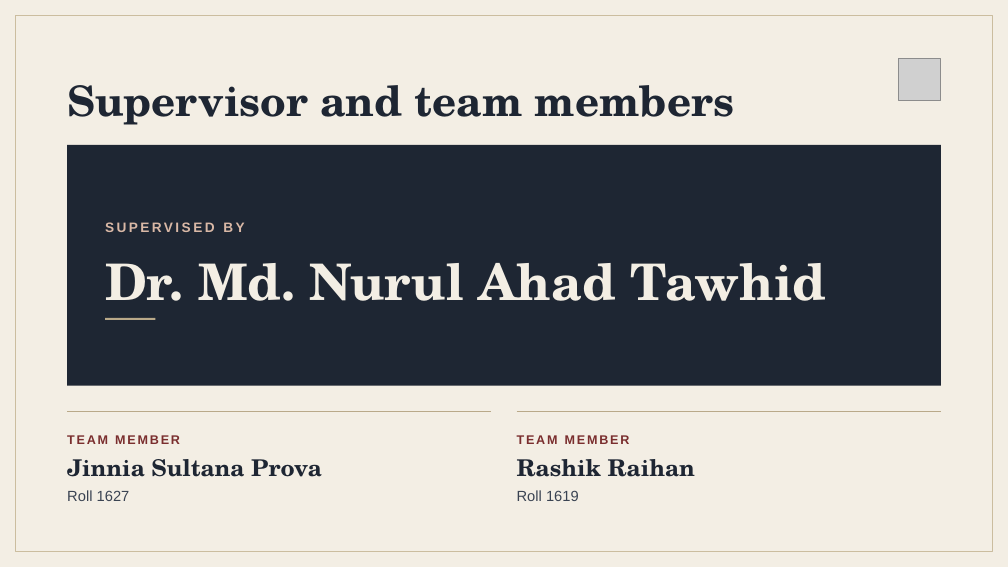
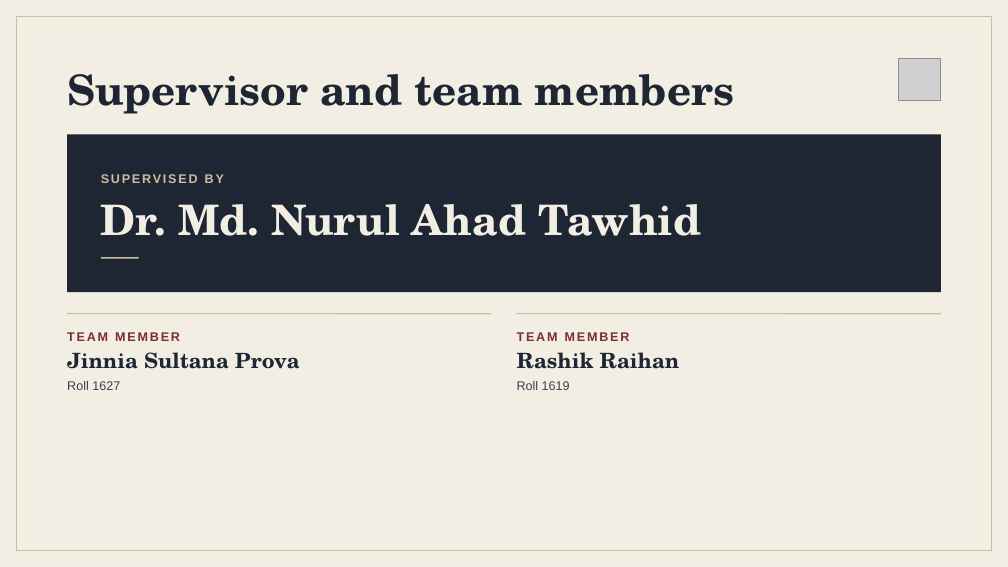
Before and after one commit to jinnia-sultana/LegalResearch_CasePreparation-Assistant, a slide deck: slide 2 of docs/Proposal/GR-20.pptx. Drawn at 1008x567 pixels with LibreOffice and Linux fonts; fonts in the diff are those of the drawing; grey boxes stand for pictures. Boxes give left, top, right and bottom in pixels: in the first picture for what was removed or moved away, otherwise in the second. Text is boxed around its words. In the diff, an @@ line names an element or a change of style, - is before the commit and + after.

```diff
--- a/docs/Proposal/GR-20.pptx
+++ b/docs/Proposal/GR-20.pptx
@@ rectangle at (x1=17, y1=17, x2=992, y2=551): outline #CBBD9F 1.5 pt to #CBBD9F 1 pt @@
@@ title "Supervisor and team members" at (x1=67, y1=74, x2=734, y2=114): line spacing 1.15 to 44pt @@
@@ rectangle resized from (x1=67, y1=145, x2=941, y2=386) to (x1=67, y1=135, x2=941, y2=293) @@
@@ text "SUPERVISED BY" moved from (x1=105, y1=222, x2=244, y2=232) to (x1=101, y1=174, x2=224, y2=183) @@
@@ text "SUPERVISED BY" at (x1=101, y1=174, x2=224, y2=183): size 13 to 12 pt, text colour #D9B8A6 to #CBBD9F, letter spacing 2.4 to 1.7 pt; line spacing 1.5 to 16.8pt @@
@@ text "Dr. Md. Nurul Ahad Tawhid" moved from (x1=105, y1=263, x2=826, y2=301) to (x1=101, y1=204, x2=701, y2=236) @@
@@ text "Dr. Md. Nurul Ahad Tawhid" at (x1=101, y1=204, x2=701, y2=236): size 48 to 40 pt; line spacing 1.1 to 48pt @@
@@ rectangle added at (x1=101, y1=257, x2=138, y2=259), fill #CBBD9F @@
@@ text "TEAM MEMBER" at (x1=67, y1=332, x2=180, y2=341): line spacing 1.5 to 16.8pt @@
@@ line added from (67, 314) to (492, 314), #CBBD9F 1 pt @@
@@ rectangle removed at (x1=105, y1=318, x2=156, y2=321) @@
@@ text "TEAM MEMBER" at (x1=517, y1=332, x2=630, y2=341): line spacing 1.5 to 16.8pt @@
@@ line added from (516, 314) to (941, 314), #CBBD9F 1 pt @@
@@ text "Jinnia Sultana Prova" at (x1=67, y1=352, x2=300, y2=369): size 22 to 20 pt; line spacing 1.2 to 24pt @@
@@ 4 texts moved together from (x1=67, y1=435, x2=695, y2=477) to (x1=67, y1=332, x2=680, y2=369) @@
@@ text "Rashik Raihan" at (x1=517, y1=352, x2=680, y2=369): size 22 to 20 pt; line spacing 1.2 to 24pt @@
@@ text "Roll 1627" moved from (x1=67, y1=490, x2=130, y2=501) to (x1=67, y1=381, x2=120, y2=390) @@
@@ text "Roll 1627" at (x1=67, y1=381, x2=120, y2=390): size 14 to 12 pt; line spacing 1.5 to 13.8pt @@
@@ text "Roll 1619" at (x1=517, y1=381, x2=570, y2=390): size 14 to 12 pt; line spacing 1.5 to 13.8pt @@
@@ text "Roll 1619" moved from (x1=517, y1=490, x2=579, y2=501) to (x1=517, y1=381, x2=570, y2=390) @@
@@ line removed from (67, 411) to (492, 411) @@
@@ line removed from (516, 411) to (941, 411) @@
```
Also in this commit, not shown: 9 other slides changed, 1 slide added, 1 other file.
